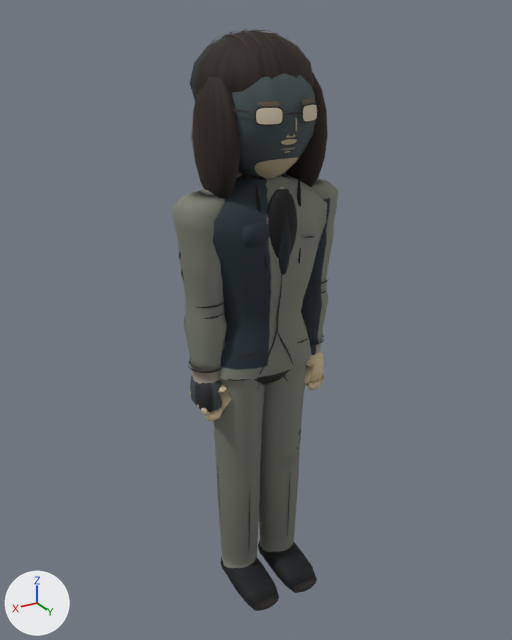
The glTF model assets/roster/models/kimtaehoon_a.glb as it was, and as the next commit left it.
The view is the same before and after, from a 50 mm lens placed at (1.133, 1.869, 1.964), pointed at (-0.005, -0.027, 1.016). The lights are fixed; the arrows at lower left show +X, +Y and +Z. The older version comes first. Vertices at exactly the same position are counted once.

The first picture shows 'Body'.
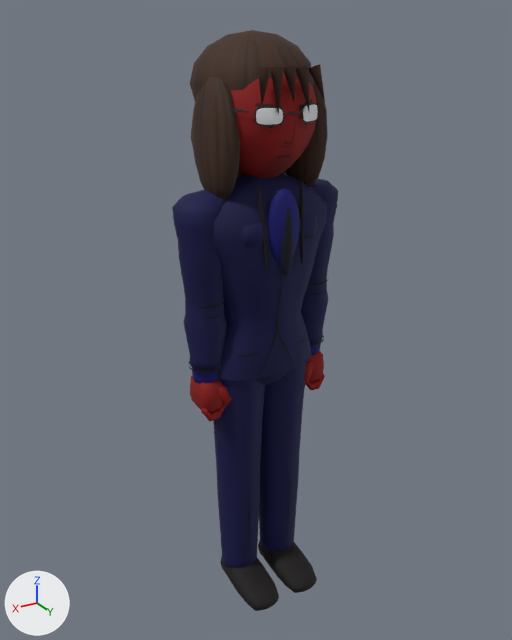
Edits to the bpy script that builds the scene:
```text
Add mat_material_1:
    mat_material_1 = bpy.data.materials.new('Material_1')
    mat_material_1.use_nodes = True; mat_material_1.node_tree.nodes.clear()
    _N = mat_material_1.node_tree.nodes; _L = mat_material_1.node_tree.links
    n0 = _N.new('ShaderNodeBsdfPrincipled'); n0.name = 'Principled BSDF'
    n0.inputs[1].default_value = 0.6  # 'Metallic'
    n0.inputs[2].default_value = 0.2  # 'Roughness'
    n1 = _N.new('ShaderNodeOutputMaterial'); n1.name = 'Material Output'
    n2 = _N.new('ShaderNodeVertexColor'); n2.name = 'Color Attribute'
    _L.new(n0.outputs[0], n1.inputs[0])  # 'BSDF' to 'Surface'
    _L.new(n2.outputs[0], n0.inputs[0])  # 'Color' to 'Base Color'
Change me_mesh_0:
    used by ob_body; location = (0.0, 0.0, 0.0)
    remove me_mesh_0.from_pydata(...)  # 5107 vertices, 9092 faces; spans x -0.29..0.29, y -0.21..0.22, z -0.02..1.93
    add me_mesh_0.from_pydata(...)  # 3822 vertices, 7086 faces; spans x -0.29..0.29, y -0.21..0.22, z -0.02..1.92
    me_mesh_0 part 1: 25 loose pieces with 1147 vertices, spanning x -0.18..0.18, y 0.02..0.18, z 1.6..1.75, are deleted
    me_mesh_0 part 2: 150 vertices moved within x -0.14..0.14, y -0.14..0.17, z 1.23..1.81; 597 vertices removed from x -0.16..0.16, y -0.21..0.17, z 0.92..1.93; 459 vertices added at x -0.17..0.17, y -0.17..0.18, z 0.92..1.88
    me_mesh_0 part 3: 5848 kept faces spanning x -0.29..0.29, y -0.21..0.22, z -0.02..1.92 get new texture (UV) coordinates
    me_mesh_0 part 4: 5918 kept faces spanning x -0.29..0.29, y -0.21..0.22, z -0.02..1.92 get new vertex colours
Add me_mesh_2:
    me_mesh_2.from_pydata(...)  # 35 vertices, 30 faces; spans x -0.102..0.105, y 0.144..0.187, z 1.711..1.84
    me_mesh_2.materials.append(mat_material_0)
Add me_mesh_1:
    me_mesh_1.from_pydata(...)  # 373 vertices, 610 faces; spans x -0.179..0.179, y 0.019..0.183, z 1.684..1.736
    me_mesh_1.materials.append(mat_material_1)
Add ob_hairloose:
    ob_hairloose = bpy.data.objects.new('HairLoose', me_mesh_2)
    ob_hairloose.location = (0.0, 0.0, 0.0)
Add ob_glasses:
    ob_glasses = bpy.data.objects.new('Glasses', me_mesh_1)
    ob_glasses.location = (0.0, 0.0, 0.0)
```

Where the change shows, as pixel boxes [x1, y1, x2, y2] in the pictures (512 x 640 px; the box of a moved part takes in the faces that stretch with it):
'Body', reshaped
    before: [172, 29, 338, 611]
    after: [172, 30, 338, 611]
'HairLoose', added (brown)
    after: [258, 64, 325, 113]
'Glasses', added
    after: [232, 103, 320, 126]
part 1 of me_mesh_0, deleted (brown)
    before: [232, 99, 320, 153]
part 2 of me_mesh_0, moved or reshaped
    before: [211, 29, 316, 340]
    after: [230, 72, 316, 342]
part 3 of me_mesh_0, surface changed (grey to blue)
    both: [172, 30, 338, 611]
part 4 of me_mesh_0, recoloured (grey to blue)
    both: [172, 30, 338, 611]
